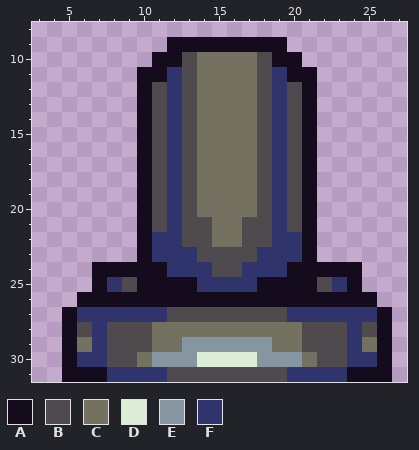
File history of a pixel-art sprite, res/pipes/start.png. The picture above was drawn from the file before the commit.
The file is 32x32 pixels. Colours within 5 levels of each other are drawn and written as one. Shown: x 3..27, y 8..31.
Palette (. is transparent): A #140c1c  B #4e4a4e  C #757161  D #dceed6  E #8595a1  F #30346d
New version:
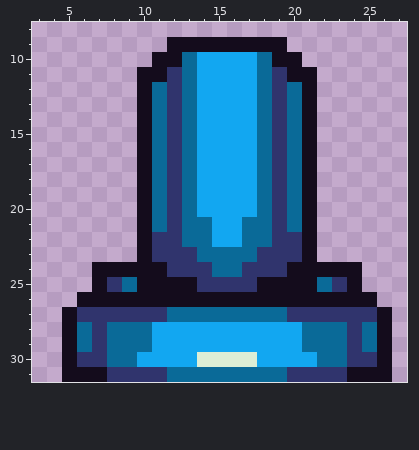
Change:
colour B: #4e4a4e -> #0a6a98
colour C: #757161 -> #12a7f1
y 29: x 6 C -> B; x 13..18 EEEEEE -> CCCCCC; x 25 C -> B
y 30: x 11..13 EEE -> CCC; x 18..20 EEE -> CCC
Boxes around the changes in both pictures, in picture pixels (x1, y1, x2, y2):
changed: (77, 52, 377, 382)
